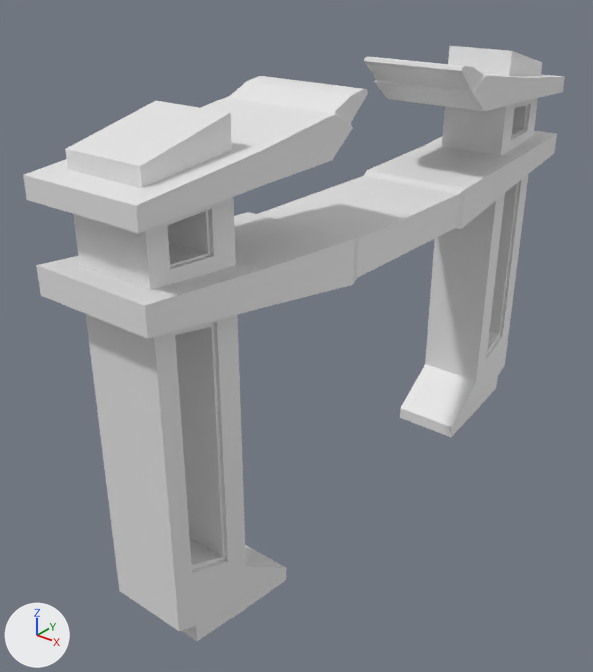
A saved change to the Blender file TronImmersion/Assets/Models/Replicator.blend.
One viewpoint serves both versions: a camera (50 mm lens) standing at (2.58, -3.82, 3.4) and looking at (-0.22, -0.33, 1.23). Arrows for +X, +Y and +Z are at lower left; the lights stay in place.
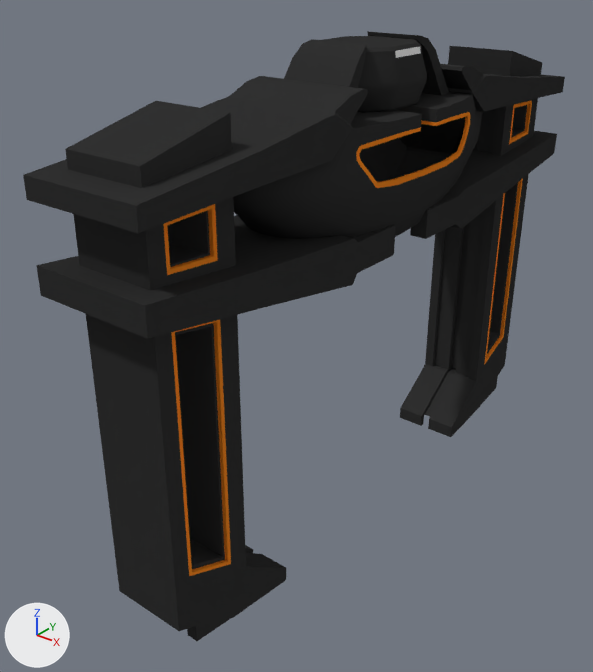
The change, as a list of edits to the scene's bpy script:
```text
Change me_cube_002:
    remove me_cube_002.from_pydata(...)  # 196 vertices, 198 faces; spans x -0.22..0.22, y 0.97..1.81, z 0.03..2.75
    add me_cube_002.from_pydata(...)  # 422 vertices, 424 faces; spans x -0.22..0.22, y 0.97..1.81, z 0.03..2.75
    me_cube_002 part 1: 226 vertices added at x -0.16..0.16, y 0.97..1.81, z 0.03..2.75
    me_cube_002 part 2: 48 faces spanning x -0.22..0.22, y 1.42..1.72, z 0.46..2.4 switch from no material to mat_orangelight (orange #e78122)
    me_cube_002 part 3: 112 faces spanning x -0.22..0.22, y 0.97..1.81, z 0.03..2.75 switch from no material to mat_sheerblack (black #313131)
    add me_cube_002.materials.append(mat_whitelight)  # white #e7e7e7
Change me_cube_001:
    remove me_cube_001.from_pydata(...)  # 52 vertices, 47 faces; spans x -0.36..0.36, y 0.0..1.94, z 1.79..2.75
    add me_cube_001.from_pydata(...)  # 142 vertices, 121 faces; spans x -0.36..0.36, y 0.17..1.94, z 1.79..2.92
    me_cube_001 part 4: a new loose piece of 24 vertices spanning x -0.21..0.21, y 0.24..0.57, z 2.56..2.92, in mat_sheerblack (black #313131)
    me_cube_001 part 5
    8 vertices are removed from x -0.34..0.34, y 0.0..0.52, z 1.81..2.02
    17 faces are deleted
    37 vertices are added at x -0.34..0.34, y 0.17..1.92, z 1.79..2.14
    6 new vertices lie (-0.25, 0.0, 0.0) away from vertices in x 0.34, y 1.2..1.94, z 1.88..2.14
    6 new vertices lie (-0.18, 0.0, 0.0) away from vertices in x 0.09, y 1.2..1.94, z 1.88..2.14
    8 new vertices lie (0.0, -0.09, -0.01) away from vertices in x -0.34..0.34, y 1.92, z 1.99..2.14
    17 new vertices lie (0.0, 0.0, 0.17) away from vertices in x -0.34..0.34, y 0.17..0.52, z 1.83
    67 new faces join them, mat_sheerblack (black #313131)
    2 new faces join them, mat_orangelight (orange #e78122)
    me_cube_001 part 6: 30 faces spanning x -0.34..0.34, y 0.46..1.94, z 2.43..2.75 switch from no material to mat_sheerblack (black #313131)
    add me_cube_001.materials.append(mat_orangelight)  # orange #e78122
Add ob_circle:
    ob_circle = bpy.data.objects.new('Circle', me_circle)  # 278 vertices, 250 faces; spans x -0.4..0.405, y 0.0..1.109, z 1.839..2.584; in mat_orangelight (orange #e78122), mat_sheerblack (black #313131), mat_whitelight (white #e7e7e7); modifiers MIRROR, EDGE_SPLIT
    ob_circle.location = (0.0, 0.0, 0.0)
Add ob_cube_002:
    ob_cube_002 = bpy.data.objects.new('Cube.002', me_cube_003)  # 76 vertices, 69 faces; spans x -0.297..0.297, y 0.0..0.354, z 2.582..2.9; in mat_whitelight (white #e7e7e7), mat_sheerblack (black #313131); modifiers MIRROR, EDGE_SPLIT
    ob_cube_002.location = (0.0, 0.0, 0.0)
```

What differs and where, as boxes [x1, y1, x2, y2] in the pictures (593 x 672 px):
'Cube', reshaped (9% taller): before [23, 57, 565, 339]; after [23, 31, 565, 339]
'Circle', added (black): after [233, 92, 483, 238]
    faces in mat_sheerblack (black #313131): [233, 92, 483, 238]
    faces in mat_orangelight (orange #e78122): [356, 112, 470, 188]
'Cube.002', added (black): after [324, 36, 427, 112]
    faces in mat_sheerblack (black #313131): [324, 36, 427, 112]
    faces in mat_whitelight (white #e7e7e7): [395, 47, 421, 58]
part 1 of me_cube_002, added (black): after [65, 46, 512, 641]
part 2 of me_cube_002, recoloured: [163, 101, 532, 576] in both
part 3 of me_cube_002, recoloured (white to black): [140, 51, 542, 641] in both
part 4 of me_cube_001, added (black): after [284, 31, 449, 95]
part 5 of me_cube_001, built on: [36, 131, 557, 339] in both
part 6 of me_cube_001, recoloured (white to black): [23, 64, 565, 233] in both
